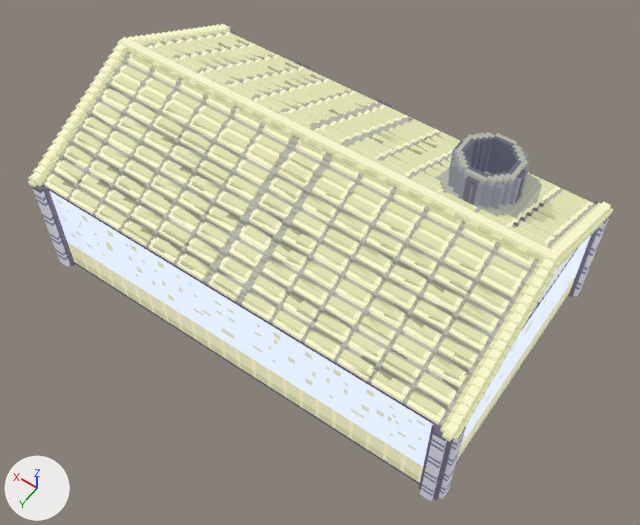
The FBX model Assets/Models/House/LittleRoot/ProfHouse.fbx as it was, and as the next commit left it.
One viewpoint serves both versions: a 50 mm camera at (-5.64, 7.79, 12.56) aimed at (-0.47, 0.56, 1.21). Every picture has the same lights, and +X, +Y and +Z are marked at lower left. Where no turn or scale is listed for an object, it has been applied to the vertices.

The first picture shows 'ProfessorsHouse'.
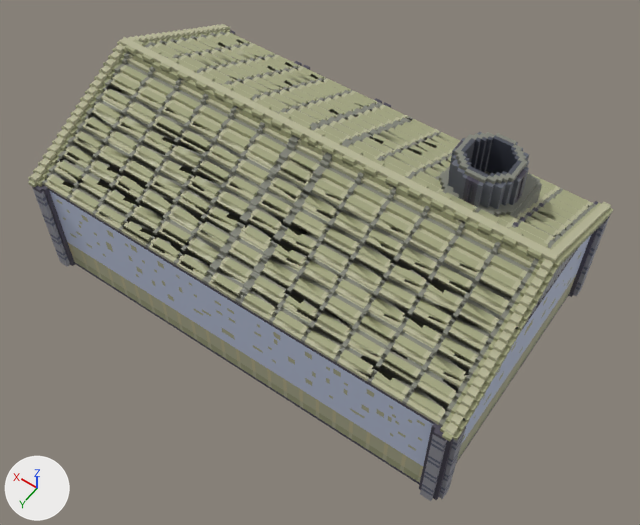
What changed in the scene script:
```text
Change mat_pkmnmastermaterial:
    where n0 = _N.new('ShaderNodeBsdfPrincipled'); n0.name = 'Principled BSDF'
    remove n0.inputs[28].default_value = 1.0  # 'Emission Strength'
    remove n3 = _N.new('ShaderNodeTexImage'); n3.name = 'Image Texture.001'
    remove n3.image = img_pkmnemerald_jpg
    remove _L.new(n3.outputs[0], n0.inputs[27])  # 'Color' to 'Emission Color'
```

Boxes [x1, y1, x2, y2] around the edits, measured in the pictures (640 x 525 px):
'ProfessorsHouse', surface changed: [28, 24, 613, 501] in both
